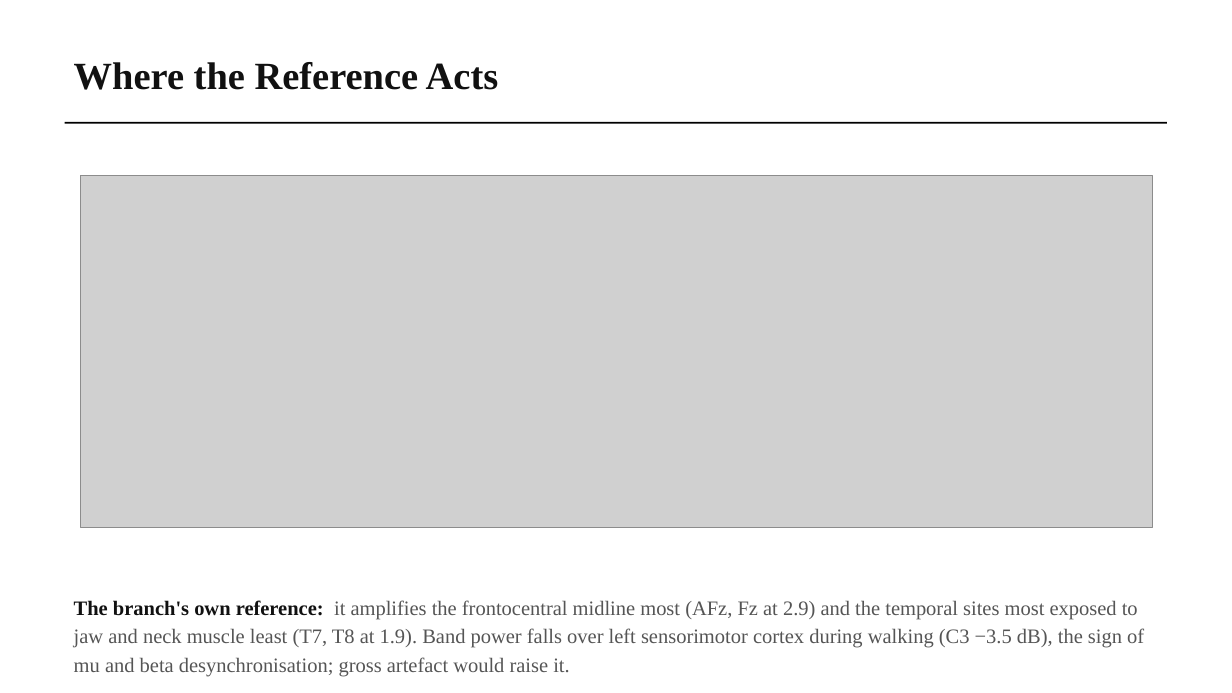
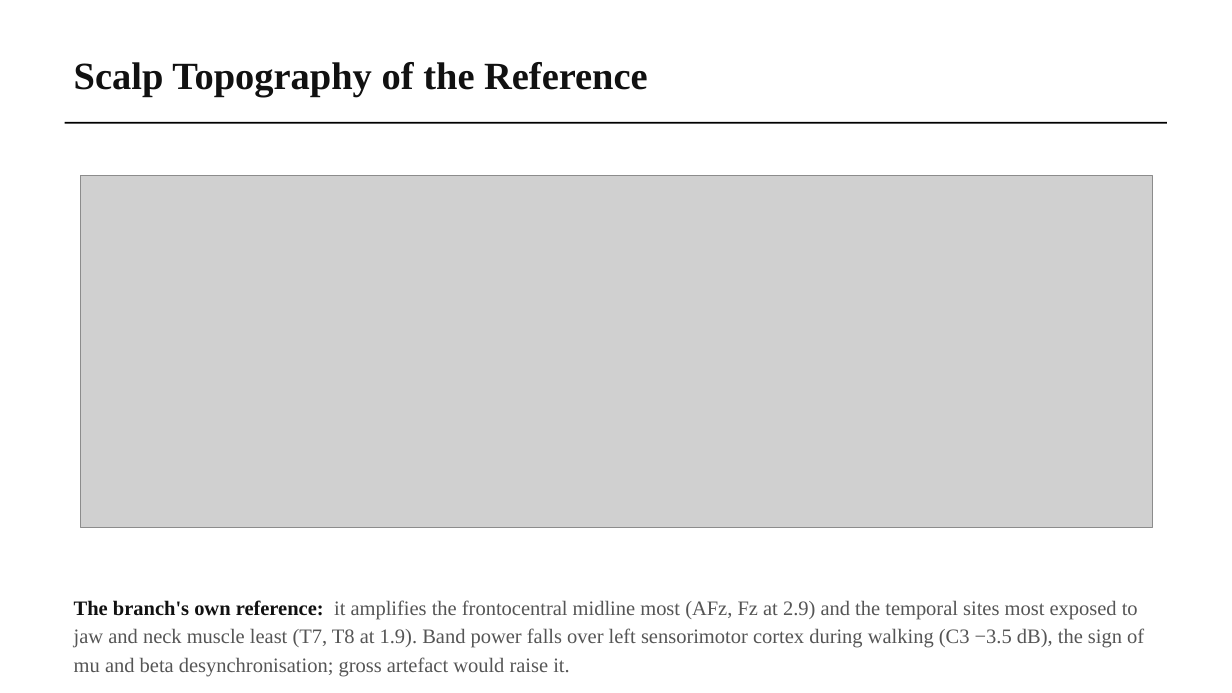
Before and after one commit to wshuv-o/calmnet, a slide deck: slide 10 of presentation/CALM-Net_final_presentation.pptx. Drawn at 1232x693 pixels with LibreOffice and Linux fonts; fonts in the diff are those of the drawing; grey boxes stand for pictures. Boxes give left, top, right and bottom in pixels: in the first picture for what was removed or moved away, otherwise in the second. Text is boxed around its words. In the diff, an @@ line names an element or a change of style, - is before the commit and + after.

```diff
--- a/presentation/CALM-Net_final_presentation.pptx
+++ b/presentation/CALM-Net_final_presentation.pptx
@@ text at box(74, 62, 648, 97): text changed @@
-Where the Reference Acts
+Scalp Topography of the Reference
```
Also in this commit, not shown: 13 other slides changed, 2 other files.
